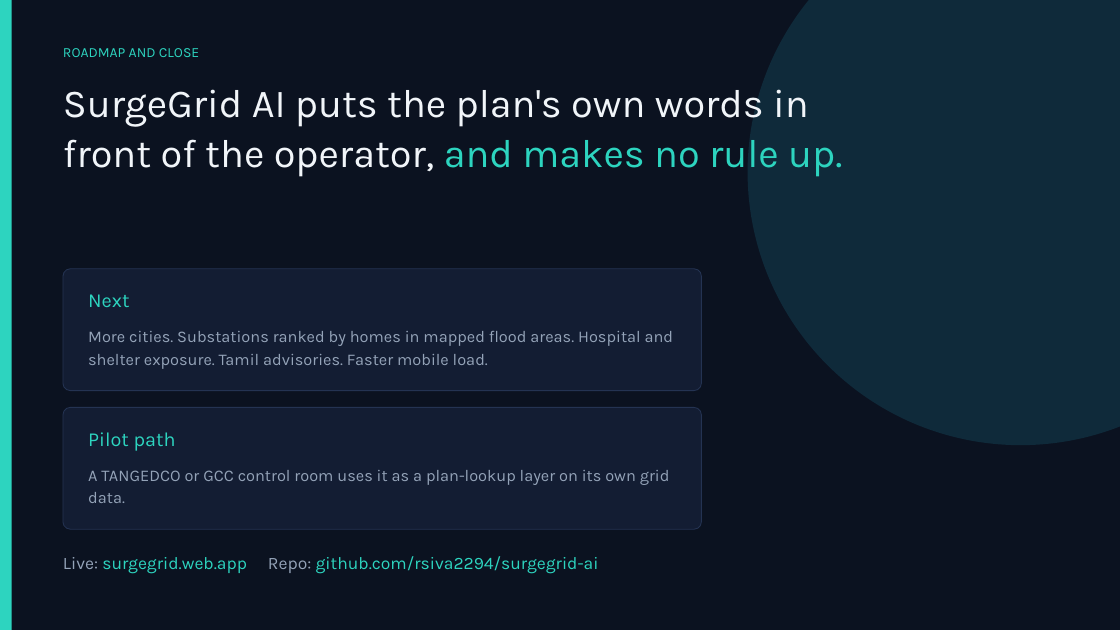
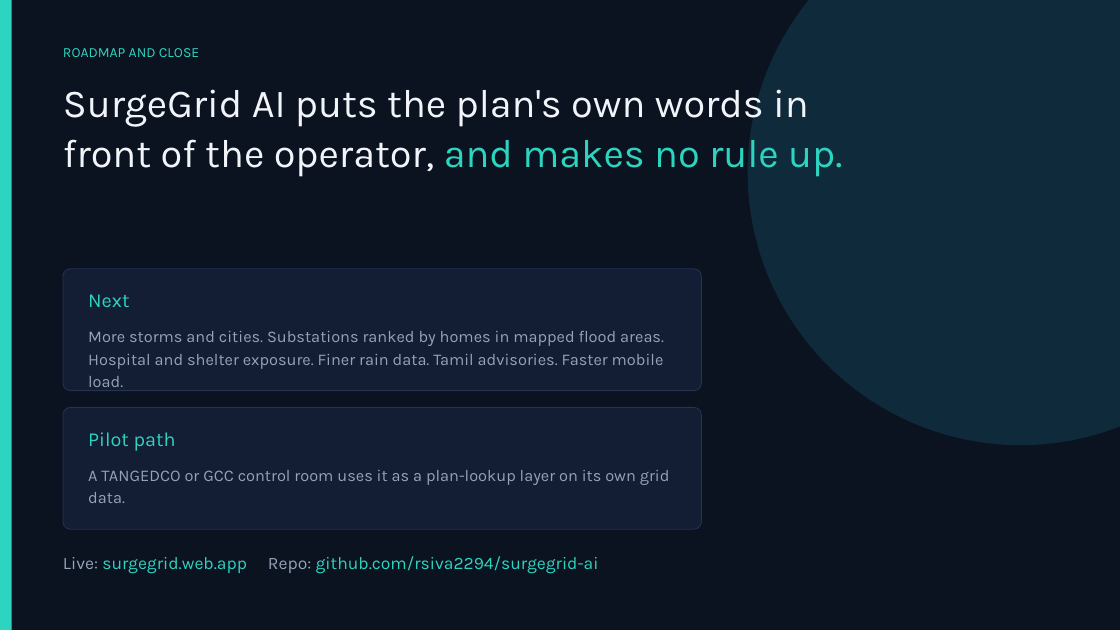
Before and after one commit to rsiva2294/surgegrid-ai, a slide deck: slide 12 of docs/SurgeGrid_AI_Deck.pptx. Drawn at 1120x630 pixels with LibreOffice and Linux fonts; fonts in the diff are those of the drawing. Boxes give left, top, right and bottom in pixels: in the first picture for what was removed or moved away, otherwise in the second. Text is boxed around its words. In the diff, an @@ line names an element or a change of style, - is before the commit and + after.

```diff
--- a/docs/SurgeGrid_AI_Deck.pptx
+++ b/docs/SurgeGrid_AI_Deck.pptx
@@ text at [88,331,664,387]: text changed @@
-More cities. Substations ranked by homes in mapped flood areas. Hospital and shelter exposure. Tamil advisories. Faster mobile load.
+More storms and cities. Substations ranked by homes in mapped flood areas. Hospital and shelter exposure. Finer rain data. Tamil advisories. Faster mobile load.
```
Also in this commit, not shown: 4 other slides changed, 11 other files.
